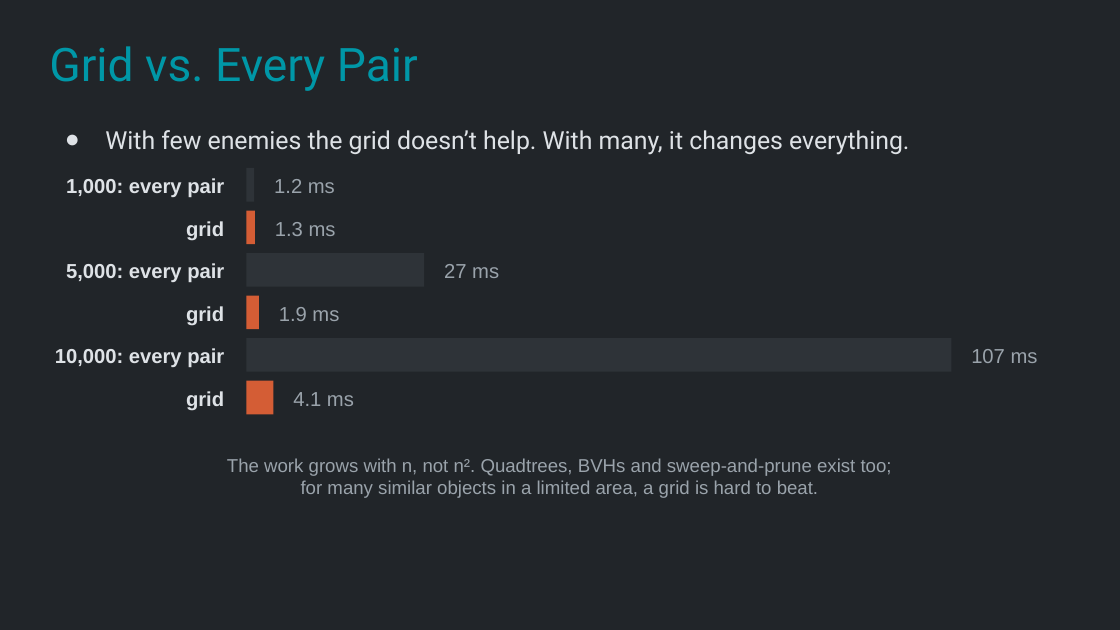
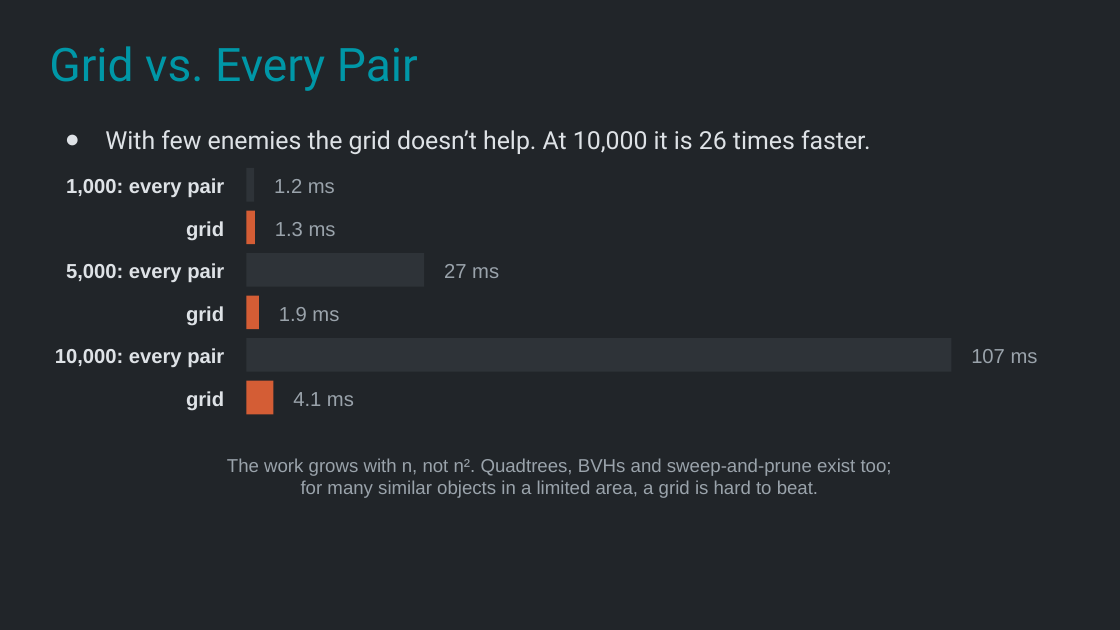
Before and after one commit to Metamate/gar, a slide deck: slide 11 of slides/12 Vampire Survivors.pptx. Drawn at 1120x630 pixels with LibreOffice and Linux fonts; fonts in the diff are those of the drawing. Boxes give left, top, right and bottom in pixels: in the first picture for what was removed or moved away, otherwise in the second. Text is boxed around its words. In the diff, an @@ line names an element or a change of style, - is before the commit and + after.

```diff
--- a/slides/12 Vampire Survivors.pptx
+++ b/slides/12 Vampire Survivors.pptx
@@ text at [105,130,871,154]: text changed @@
-● With few enemies the grid doesn’t help. With many, it changes everything.
+● With few enemies the grid doesn’t help. At 10,000 it is 26 times faster.
```
Also in this commit, not shown: 2 other slides changed, 11 other files.
